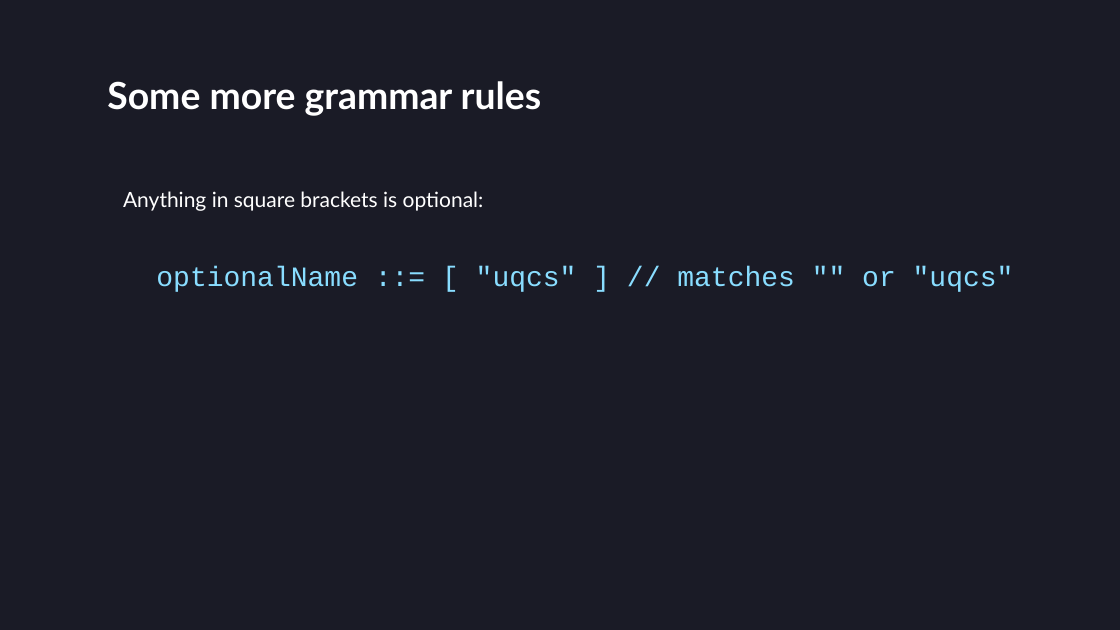
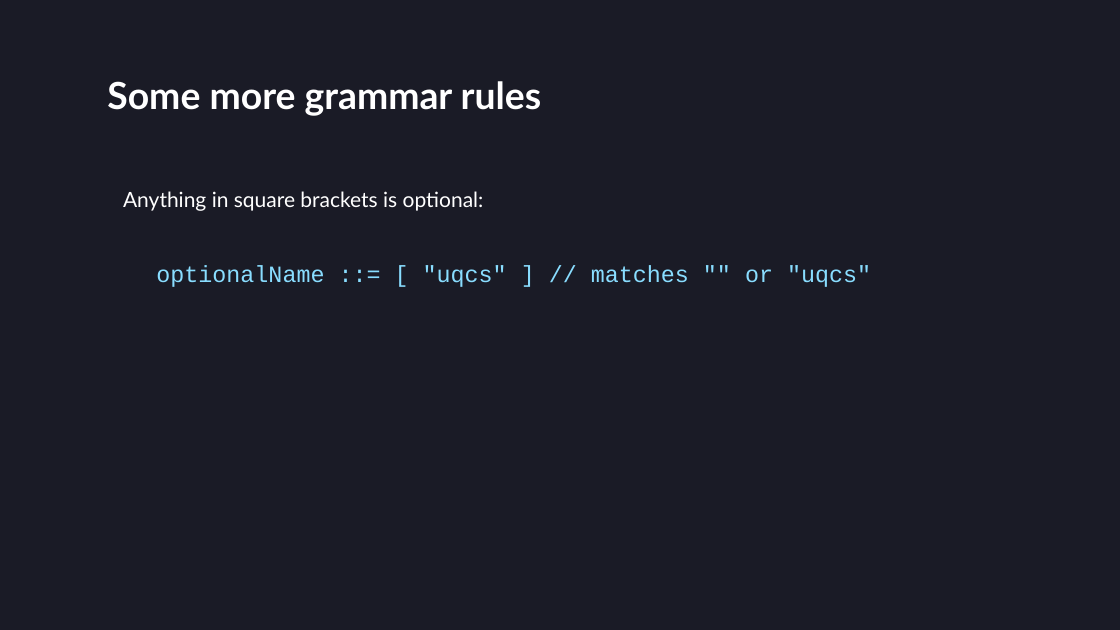
Before and after one commit to villuna/parsers-talk, a slide deck: slide 34 of presentation/presentation.pptx (slide 28 before the commit). Drawn at 1120x630 pixels with LibreOffice and Linux fonts; fonts in the diff are those of the drawing. Boxes give left, top, right and bottom in pixels: in the first picture for what was removed or moved away, otherwise in the second. Text is boxed around its words. In the diff, an @@ line names an element or a change of style, - is before the commit and + after.

```diff
--- a/presentation/presentation.pptx
+++ b/presentation/presentation.pptx
@@ text "optionalName ::= [ "uqcs" ] ..." at (x1=156, y1=265, x2=871, y2=287): size 24 to 20 pt @@
```
Also in this commit, not shown: 4 other slides changed, 85 slides added, 1 slide removed, 4 other files.
